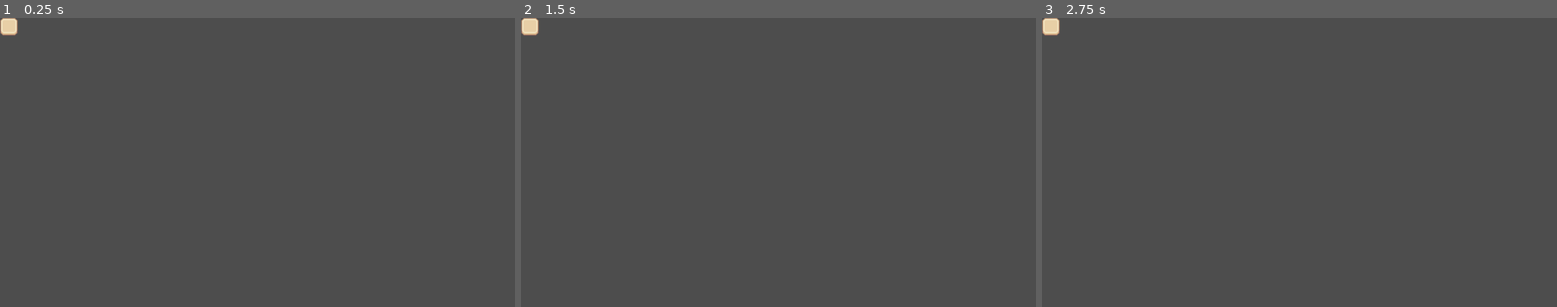
Above: before the commit, frames 1-3 (left to right).
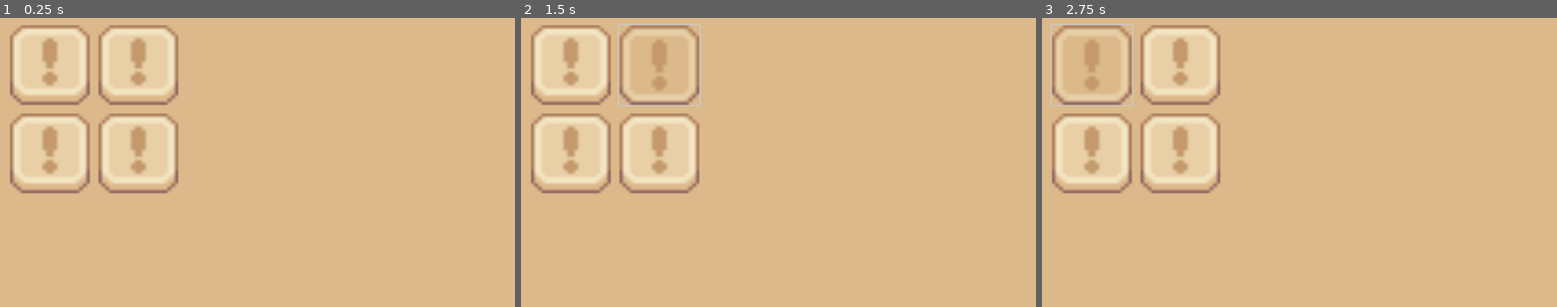
Above: after the commit, the same moments.

Repository: TruthIsProven/Computer-Science-2026
Game: Godot game, scene res://in_game_ui.tscn
Two runs of this game, one before a commit and one after it. Both use one fixed random seed, a clock stepped at 60 frames per second and the inputs below. The project has no main scene, so this scene is started directly.
Inputs (mouse positions are in pixels of both pictures, inside the frame that each line leads up to):
- Up to frame 1 (0.25 s): no input
- Up to frame 2 (1.5 s): click (572, 64) at 0.52 s; click (660, 64) at 1.27 s
- Up to frame 3 (2.75 s): click (1093, 64) at 2.02 s

The runs differ from the first frame. In frame 1, 100% of the frame differs, in the area x 0-100%, y 0-100%; in frame 2, 100%; in frame 3, 100%.

Commit message:
followed ui tutorial

Diff:
--- a/in_game_ui.tscn
+++ b/in_game_ui.tscn
@@ -1,6 +1,14 @@
-[gd_scene load_steps=2 format=3 uid="uid://c04yylh1bubm4"]
+[gd_scene load_steps=4 format=3 uid="uid://c04yylh1bubm4"]
 
 [ext_resource type="Texture2D" uid="uid://dtee525rmgc2r" path="res://Sprout Lands - UI Pack - Basic pack/Sprite sheets/Sprite sheet for Basic Pack.png" id="1_kenku"]
+
+[sub_resource type="StyleBoxTexture" id="StyleBoxTexture_kenku"]
+texture = ExtResource("1_kenku")
+region_rect = Rect2(741, 134, 22, 22)
+
+[sub_resource type="StyleBoxTexture" id="StyleBoxTexture_onc8m"]
+texture = ExtResource("1_kenku")
+region_rect = Rect2(709, 132, 22, 24)
 
 [node name="In game UI" type="Control"]
 layout_mode = 3
@@ -9,20 +17,104 @@
 anchor_bottom = 1.0
 grow_horizontal = 2
 grow_vertical = 2
+mouse_filter = 1
 
 [node name="popupMenu" type="MarginContainer" parent="."]
-layout_mode = 2
-offset_right = 40.0
-offset_bottom = 40.0
+layout_mode = 1
+anchors_preset = -1
+anchor_left = -0.5
+anchor_top = -0.5
+anchor_right = 1.5
+anchor_bottom = 1.5
+offset_right = -0.00012207
+offset_bottom = -6.10352e-05
+grow_horizontal = 2
+grow_vertical = 2
 
-[node name="BaseMenu Screen" type="MarginContainer" parent="popupMenu"]
+[node name="VBoxContainer" type="VBoxContainer" parent="popupMenu"]
 layout_mode = 2
 
-[node name="NinePatchRect" type="NinePatchRect" parent="popupMenu/BaseMenu Screen"]
+[node name="BaseMenu Screen" type="MarginContainer" parent="popupMenu/VBoxContainer"]
+layout_mode = 2
+
+[node name="NinePatchRect" type="NinePatchRect" parent="popupMenu/VBoxContainer/BaseMenu Screen"]
+custom_minimum_size = Vector2(1920, 1080)
 layout_mode = 2
 texture = ExtResource("1_kenku")
-region_rect = Rect2(708.693, 36, 22.6582, 24.4557)
+region_rect = Rect2(741, 38, 22, 22)
+patch_margin_left = 4
+patch_margin_top = 4
+patch_margin_right = 4
+patch_margin_bottom = 4
 
-[node name="Main Menu" type="MarginContainer" parent="."]
-offset_right = 40.0
-offset_bottom = 40.0
+[node name="MarginContainer" type="MarginContainer" parent="popupMenu/VBoxContainer/BaseMenu Screen/NinePatchRect"]
+layout_mode = 1
+anchors_preset = -1
+anchor_top = 0.039
+anchor_right = 0.98
+anchor_bottom = 1.0
+offset_left = 478.0
+offset_top = 220.88
+offset_right = -443.6
+offset_bottom = -272.0
+grow_horizontal = 2
+grow_vertical = 2
+theme_override_constants/margin_left = 20
+theme_override_constants/margin_top = 20
+theme_override_constants/margin_right = 20
+theme_override_constants/margin_bottom = 20
+
+[node name="buttoncontainer" type="VBoxContainer" parent="popupMenu/VBoxContainer/BaseMenu Screen/NinePatchRect/MarginContainer"]
+layout_mode = 2
+size_flags_horizontal = 0
+size_flags_vertical = 0
+theme_override_constants/separation = 15
+
+[node name="topbuttoncontainer" type="HBoxContainer" parent="popupMenu/VBoxContainer/BaseMenu Screen/NinePatchRect/MarginContainer/buttoncontainer"]
+layout_mode = 2
+theme_override_constants/separation = 15
+
+[node name="Button" type="Button" parent="popupMenu/VBoxContainer/BaseMenu Screen/NinePatchRect/MarginContainer/buttoncontainer/topbuttoncontainer"]
+custom_minimum_size = Vector2(150, 150)
+layout_mode = 2
+size_flags_horizontal = 4
+size_flags_vertical = 4
+theme_override_styles/hover = SubResource("StyleBoxTexture_kenku")
+theme_override_styles/pressed = SubResource("StyleBoxTexture_kenku")
+theme_override_styles/normal = SubResource("StyleBoxTexture_onc8m")
+
+[node name="Button2" type="Button" parent="popupMenu/VBoxContainer/BaseMenu Screen/NinePatchRect/MarginContainer/buttoncontainer/topbuttoncontainer"]
+custom_minimum_size = Vector2(150, 150)
+layout_mode = 2
+size_flags_horizontal = 4
+size_flags_vertical = 4
+theme_override_styles/hover = SubResource("StyleBoxTexture_kenku")
+theme_override_styles/pressed = SubResource("StyleBoxTexture_kenku")
+theme_override_styles/normal = SubResource("StyleBoxTexture_onc8m")
+
+[node name="bottombuttoncontainer2" type="HBoxContainer" parent="popupMenu/VBoxContainer/BaseMenu Screen/NinePatchRect/MarginContainer/buttoncontainer"]
+layout_mode = 2
+theme_override_constants/separation = 15
+
+[node name="Button" type="Button" parent="popupMenu/VBoxContainer/BaseMenu Screen/NinePatchRect/MarginContainer/buttoncontainer/bottombuttoncontainer2"]
+custom_minimum_size = Vector2(150, 150)
+layout_mode = 2
+size_flags_horizontal = 4
+size_flags_vertical = 4
+theme_override_styles/hover = SubResource("StyleBoxTexture_kenku")
+theme_override_styles/pressed = SubResource("StyleBoxTexture_kenku")
+theme_override_styles/normal = SubResource("StyleBoxTexture_onc8m")
+
+[node name="Button2" type="Button" parent="popupMenu/VBoxContainer/BaseMenu Screen/NinePatchRect/MarginContainer/buttoncontainer/bottombuttoncontainer2"]
+custom_minimum_size = Vector2(150, 150)
+layout_mode = 2
+size_flags_horizontal = 4
+size_flags_vertical = 4
+theme_override_styles/hover = SubResource("StyleBoxTexture_kenku")
+theme_override_styles/pressed = SubResource("StyleBoxTexture_kenku")
+theme_override_styles/normal = SubResource("StyleBoxTexture_onc8m")
+
+[node name="separator" type="Control" parent="popupMenu"]
+visible = false
+layout_mode = 2
+mouse_filter = 2
--- a/node_2d.tscn
+++ b/node_2d.tscn
@@ -8,17 +8,15 @@
 [node name="Camera2D" type="Camera2D" parent="."]
 anchor_mode = 0
 
-[node name="MarginContainer" type="MarginContainer" parent="."]
-offset_right = 40.0
-offset_bottom = 40.0
-
-[node name="CanvasLayer" type="CanvasLayer" parent="MarginContainer"]
+[node name="CanvasLayer" type="CanvasLayer" parent="."]
 script = ExtResource("1_wtcfe")
 
-[node name="TextureRect" type="TextureRect" parent="MarginContainer/CanvasLayer"]
-anchors_preset = 15
-anchor_right = 1.0
-anchor_bottom = 1.0
+[node name="TextureRect" type="TextureRect" parent="CanvasLayer"]
+anchors_preset = -1
+anchor_right = 1.667
+anchor_bottom = 1.667
+offset_right = -0.384033
+offset_bottom = -0.216064
 grow_horizontal = 2
 grow_vertical = 2
 texture = ExtResource("2_0e48y")
--- a/project.godot
+++ b/project.godot
@@ -13,3 +13,8 @@
 config/name="New Game Project1_test_HSH"
 config/features=PackedStringArray("4.4", "Forward Plus")
 config/icon="res://icon.svg"
+
+[display]
+
+window/size/viewport_width=960
+window/size/viewport_height=540
